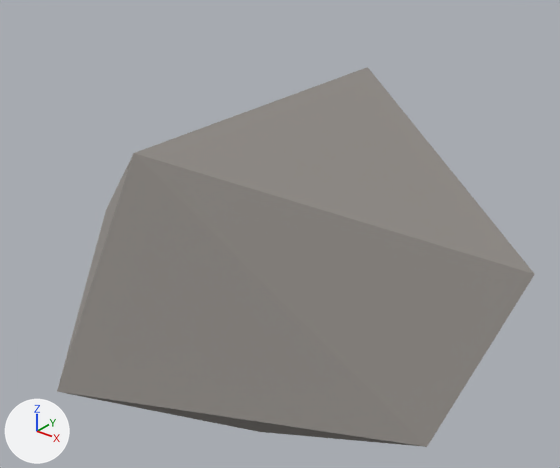
Before and after pictures for a commit that changed the glTF model public/assets/models/boulder_b.glb.
One viewpoint serves both versions: a camera (50 mm lens) standing at (4.21, -5.35, 4.79) and looking at (-0.02, -0.07, 1.51). Arrows for +X, +Y and +Z are at lower left; the lights stay in place. The picture after the commit comes second. Vertices at exactly the same position are counted once.

The first picture shows 'boulder_b'.
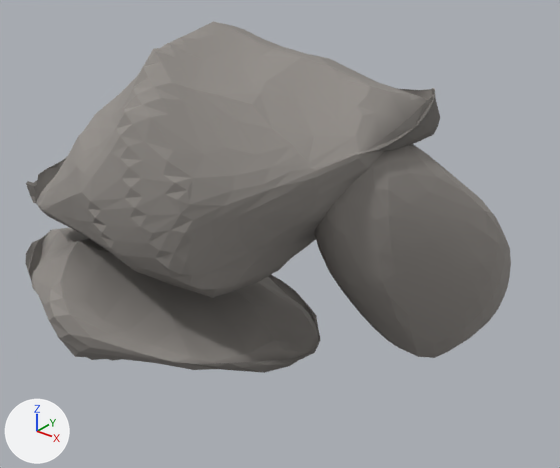
Changed parts and their boxes (x1, y1, x2, y2) in the pictures (560 x 468 px):
'boulder_b', recoloured, reshaped, moved, turned: before (57, 67, 535, 447); after (25, 21, 511, 373)

Diff of the bpy script that builds the scene:
```diff
--- a/public/assets/models/boulder_b.glb.py
+++ b/public/assets/models/boulder_b.glb.py
@@ mat_rock_grey @@
 n0 = _N.new('ShaderNodeBsdfPrincipled'); n0.name = 'Principled BSDF'
-n0.inputs[0].default_value = (0.3, 0.28, 0.26, 1.0)  # 'Base Color', grey #95908b
 n0.inputs[2].default_value = 0.92  # 'Roughness'
 n1 = _N.new('ShaderNodeOutputMaterial'); n1.name = 'Material Output'
+n2 = _N.new('ShaderNodeMix'); n2.name = 'Mix'
+n2.data_type = 'RGBA'
+n2.blend_type = 'MULTIPLY'
+n2.inputs[0].default_value = 1.0  # 'Factor'
+n2.inputs[7].default_value = (0.3, 0.28, 0.26, 1.0)  # 'B', grey #95908b
+n3 = _N.new('ShaderNodeVertexColor'); n3.name = 'Color Attribute'
 _L.new(n0.outputs[0], n1.inputs[0])  # 'BSDF' to 'Surface'
+_L.new(n2.outputs[2], n0.inputs[0])  # 'Result' to 'Base Color'
+_L.new(n3.outputs[0], n2.inputs[6])  # 'Color' to 'A'
@@ me_boulder_b @@
 # used by ob_boulder_b; location = (0.0, 0.0, 0.0)
-me_boulder_b.from_pydata(...)  # 11 vertices, 18 faces; spans x -2.47..2.32, y -2.59..2.18, z -0.69..3.01
+me_boulder_b.from_pydata(...)  # 1254 vertices, 2496 faces; spans x -2.47..2.28, y -1.43..1.13, z -0.69..3.01
+# me_boulder_b part 1: 11 vertices removed from x -2.47..2.32, y -2.59..2.18, z -0.69..3.01; 1254 vertices added at x -2.47..2.28, y -1.43..1.13, z -0.69..3.01
 me_boulder_b.materials.append(mat_rock_grey)
@@ ob_boulder_b @@
 ob_boulder_b = bpy.data.objects.new('boulder_b', me_boulder_b)
-ob_boulder_b.location = (0.0, 0.0, 0.0)
+ob_boulder_b.location = (0.0, 0.0, 0.62)
+ob_boulder_b.rotation_euler = (0.157, -0.279, 0.419)  # degrees (9, -16, 24)
```
